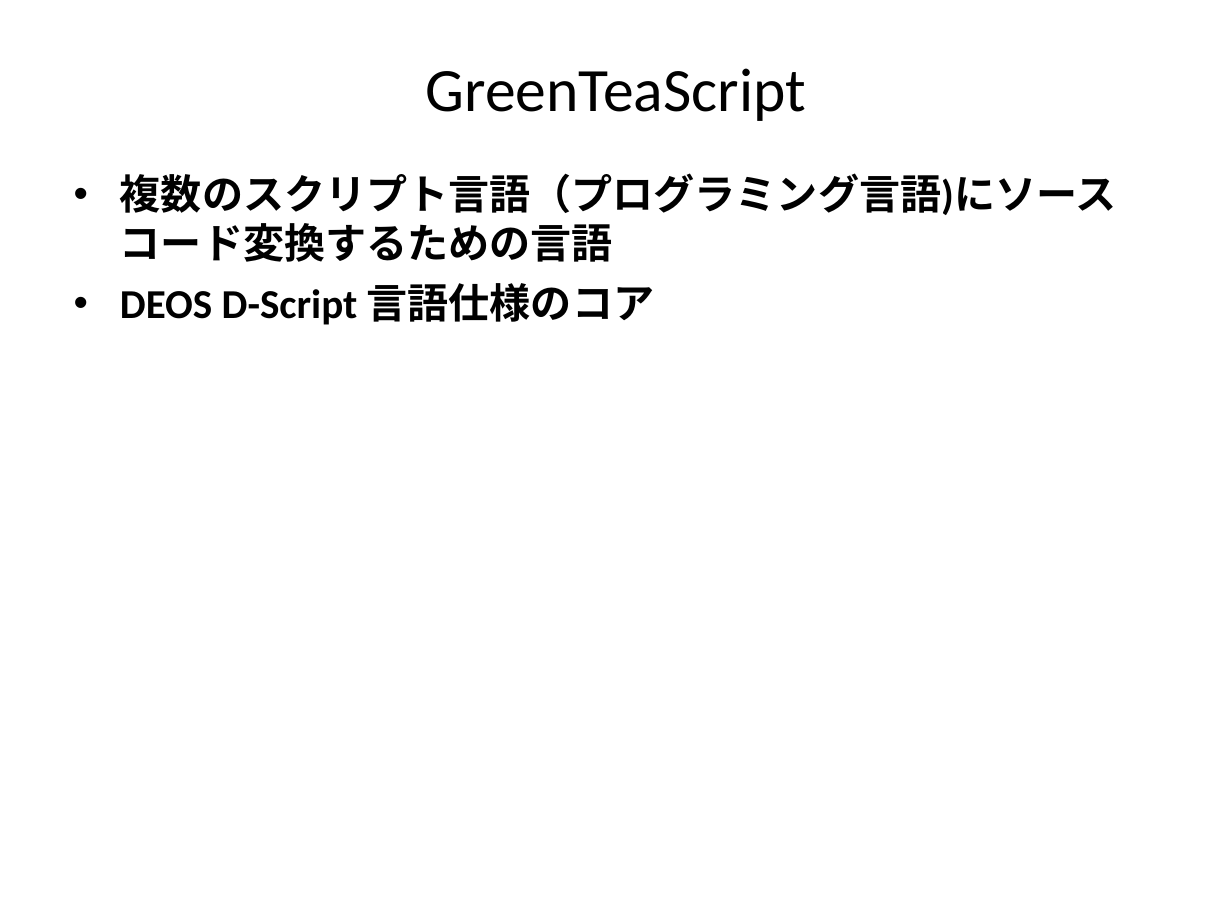
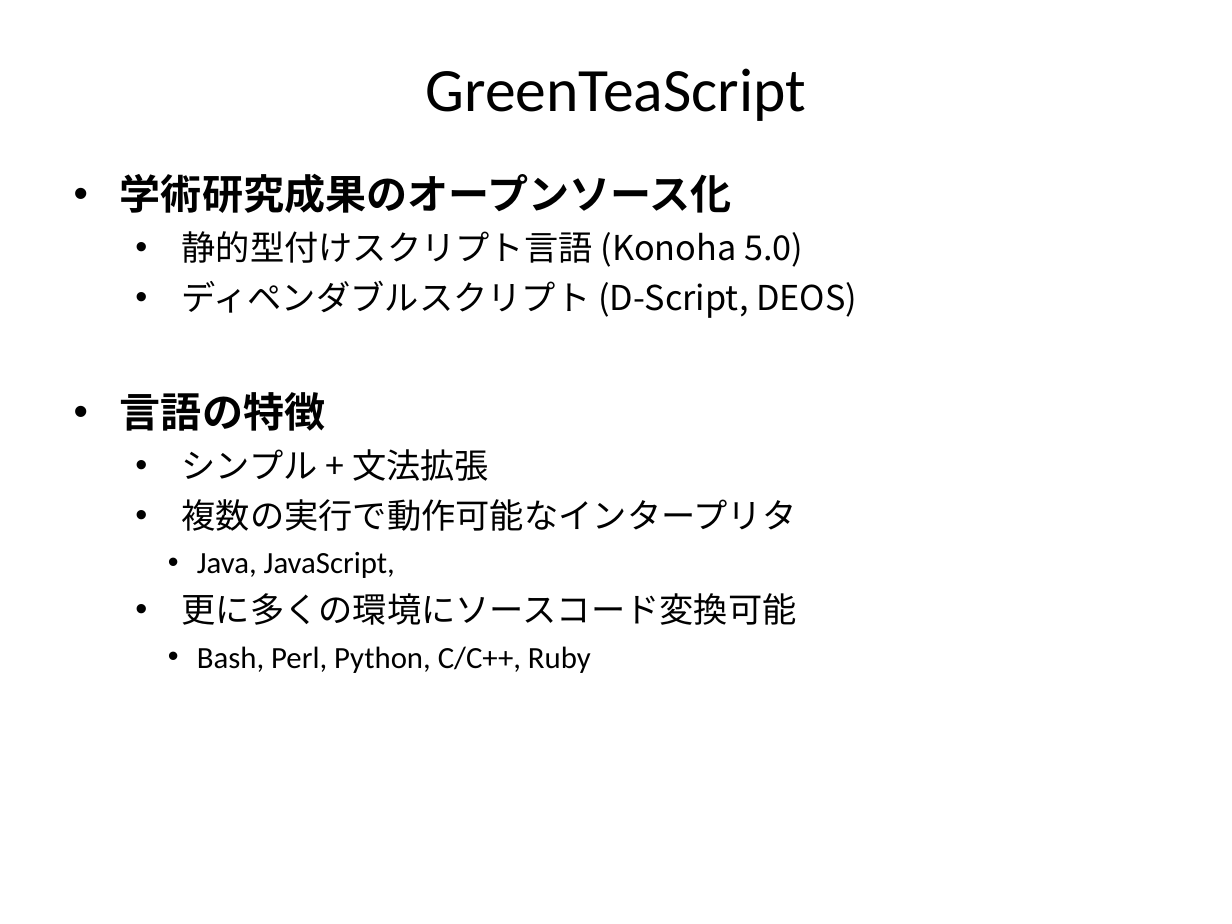
Before and after one commit to GreenTeaScript/GreenTeaScript, a slide deck: slide 2 of spec/GreenTeaScriptSpec.ppt. Drawn at 1232x924 pixels with LibreOffice and Linux fonts; fonts in the diff are those of the drawing. Boxes give left, top, right and bottom in pixels: in the first picture for what was removed or moved away, otherwise in the second. Text is boxed around its words. In the diff, an @@ line names an element or a change of style, - is before the commit and + after.

```diff
--- a/spec/GreenTeaScriptSpec.ppt
+++ b/spec/GreenTeaScriptSpec.ppt
@@ text at (120,174,857,673): text changed; size 24 to 20 pt; font Calibri to Noto Sans CJK JP; bold off @@
-• 複数のスクリプト言語（プログラミング言語)にソースコード変換するための言語
-• DEOS D-Script 言語仕様のコア
+• 学術研究成果のオープンソース化
+  • 静的型付けスクリプト言語 (Konoha 5.0)
+  • ディペンダブルスクリプト (D-Script, DEOS)
+• 言語の特徴
+  • シンプル + 文法拡張
+  • 複数の実行で動作可能なインタープリタ
+    • Java, JavaScript,
+  • 更に多くの環境にソースコード変換可能
+    • Bash, Perl, Python, C/C++, Ruby
```
Also in this commit, not shown: 2 other files.
